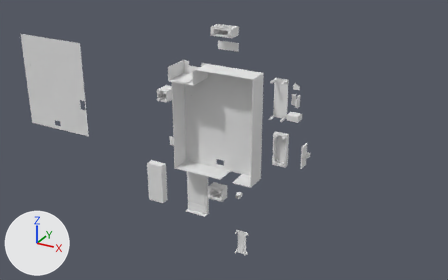
The OBJ model 3D Models/IoTHouse.obj as it was, and as the next commit left it.
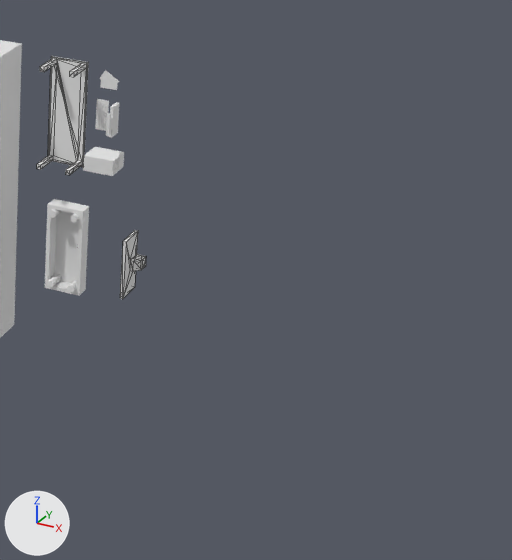
Each version appears first whole from a 50 mm lens placed at (404.0, -913.0, 473.0), pointed at (-104.0, 11.0, 11.0), and next in a close-up on the part from 57% to 100% of the width and 20% to 95% of the height. The lights are fixed; the arrows at lower left show +X, +Y and +Z. The close-ups show mesh edges as thin lines. Where no turn or scale is listed for an object, it has been applied to the vertices.

Objects in the first close-up: 'IoTHouse5\\Těleso (12)', 'IoTHouse5\\Těleso (30)', 'IoTHouse5\\Těleso (6)', 'IoTHouse5\\Těleso (7)', 'IoTHouse5\\Těleso (8)'.
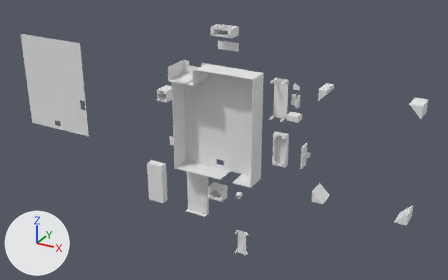
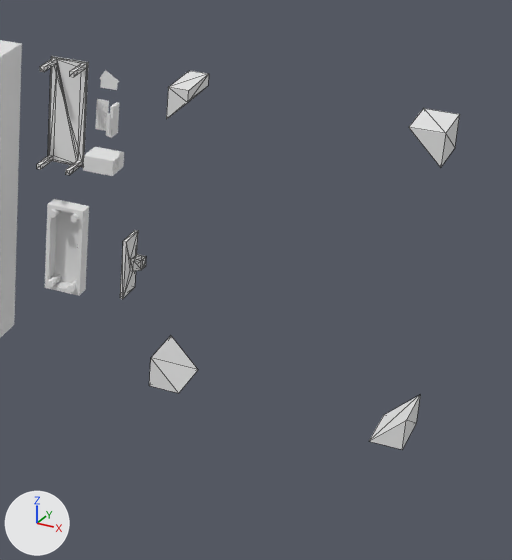
Pixel boxes (x1, y1, x2, y2) of what changed, in the close-ups (512 x 560 px):
```json
{"object": "IoTHouse5\\Těleso (36)", "change": "added", "after": [409, 109, 460, 167]}
{"object": "IoTHouse5\\Těleso (34)", "change": "added", "after": [149, 336, 198, 393]}
{"object": "IoTHouse5\\Těleso (33)", "change": "added", "after": [369, 395, 420, 450]}
{"object": "IoTHouse5\\Těleso (35)", "change": "added", "after": [166, 71, 209, 119]}
```

Scene script edits in JSON lines:
```json
{"op": "add", "block": "mat_c_10", "code": ["mat_c_10 = principled_material('c_10')", "mat_c_10.base_color = (0.8, 0.8, 0.8)  # white #e7e7e7", "mat_c_10.roughness = 1.0"]}
{"op": "add", "block": "me_iothouse5_těleso__36", "code": ["me_iothouse5_těleso__36 = bpy.data.meshes.new('IoTHouse5\\\\Těleso (36)')", "me_iothouse5_těleso__36.from_pydata([(249.8, 0.0, 136.0), (229.8, 0.0, 156.0), (249.8, 0.0, 156.0), (249.8, -35.0, 156.0), (229.8, -35.0, 156.0), (249.8, -35.0, 136.0)], [], [(0, 1, 2), (3, 4, 5), (2, 3, 0), (3, 5, 0), (0, 5, 1), (5, 4, 1), (2, 1, 3), (1, 4, 3)])", "me_iothouse5_těleso__36.materials.append(mat_c_10)  # white #e7e7e7"]}
{"op": "add", "block": "me_iothouse5_těleso__35", "code": ["me_iothouse5_těleso__35 = bpy.data.meshes.new('IoTHouse5\\\\Těleso (35)')", "me_iothouse5_těleso__35.from_pydata([(89.8, 0.0, 136.0), (89.8, 0.0, 156.0), (102.3, 0.0, 156.0), (102.3, 0.0, 148.5), (102.3, -35.0, 148.5), (102.3, -35.0, 156.0), (89.8, -35.0, 156.0), (89.8, -35.0, 136.0)], [], [(1, 2, 0), (2, 3, 0), (5, 6, 4), (6, 7, 4), (3, 4, 0), (4, 7, 0), (0, 7, 1), (7, 6, 1), (1, 6, 2), (6, 5, 2), (3, 2, 4), (2, 5, 4)])", "me_iothouse5_těleso__35.materials.append(mat_c_10)  # white #e7e7e7"]}
{"op": "add", "block": "me_iothouse5_těleso__34", "code": ["me_iothouse5_těleso__34 = bpy.data.meshes.new('IoTHouse5\\\\Těleso (34)')", "me_iothouse5_těleso__34.from_pydata([(89.8, 0.0, -24.0), (109.8, 0.0, -44.0), (89.8, 0.0, -44.0), (89.8, -35.0, -44.0), (109.8, -35.0, -44.0), (89.8, -35.0, -24.0)], [], [(0, 1, 2), (3, 4, 5), (2, 3, 0), (3, 5, 0), (0, 5, 1), (5, 4, 1), (2, 1, 3), (1, 4, 3)])", "me_iothouse5_těleso__34.materials.append(mat_c_10)  # white #e7e7e7"]}
{"op": "add", "block": "me_iothouse5_těleso__33", "code": ["me_iothouse5_těleso__33 = bpy.data.meshes.new('IoTHouse5\\\\Těleso (33)')", "me_iothouse5_těleso__33.from_pydata([(249.8, 0.0, -24.0), (249.8, 0.0, -44.0), (229.8, 0.0, -44.0), (229.8, -35.0, -44.0), (249.8, -35.0, -44.0), (249.8, -35.0, -24.0)], [], [(0, 1, 2), (3, 4, 5), (2, 3, 0), (3, 5, 0), (0, 5, 1), (5, 4, 1), (2, 1, 3), (1, 4, 3)])", "me_iothouse5_těleso__33.materials.append(mat_c_10)  # white #e7e7e7"]}
{"op": "add", "block": "ob_iothouse5_těleso__36", "code": ["ob_iothouse5_těleso__36 = bpy.data.objects.new('IoTHouse5\\\\Těleso (36)', me_iothouse5_těleso__36)", "ob_iothouse5_těleso__36.location = (0.0, 0.0, 0.0)"]}
{"op": "add", "block": "ob_iothouse5_těleso__35", "code": ["ob_iothouse5_těleso__35 = bpy.data.objects.new('IoTHouse5\\\\Těleso (35)', me_iothouse5_těleso__35)", "ob_iothouse5_těleso__35.location = (0.0, 0.0, 0.0)"]}
{"op": "add", "block": "ob_iothouse5_těleso__34", "code": ["ob_iothouse5_těleso__34 = bpy.data.objects.new('IoTHouse5\\\\Těleso (34)', me_iothouse5_těleso__34)", "ob_iothouse5_těleso__34.location = (0.0, 0.0, 0.0)"]}
{"op": "add", "block": "ob_iothouse5_těleso__33", "code": ["ob_iothouse5_těleso__33 = bpy.data.objects.new('IoTHouse5\\\\Těleso (33)', me_iothouse5_těleso__33)", "ob_iothouse5_těleso__33.location = (0.0, 0.0, 0.0)"]}
```
